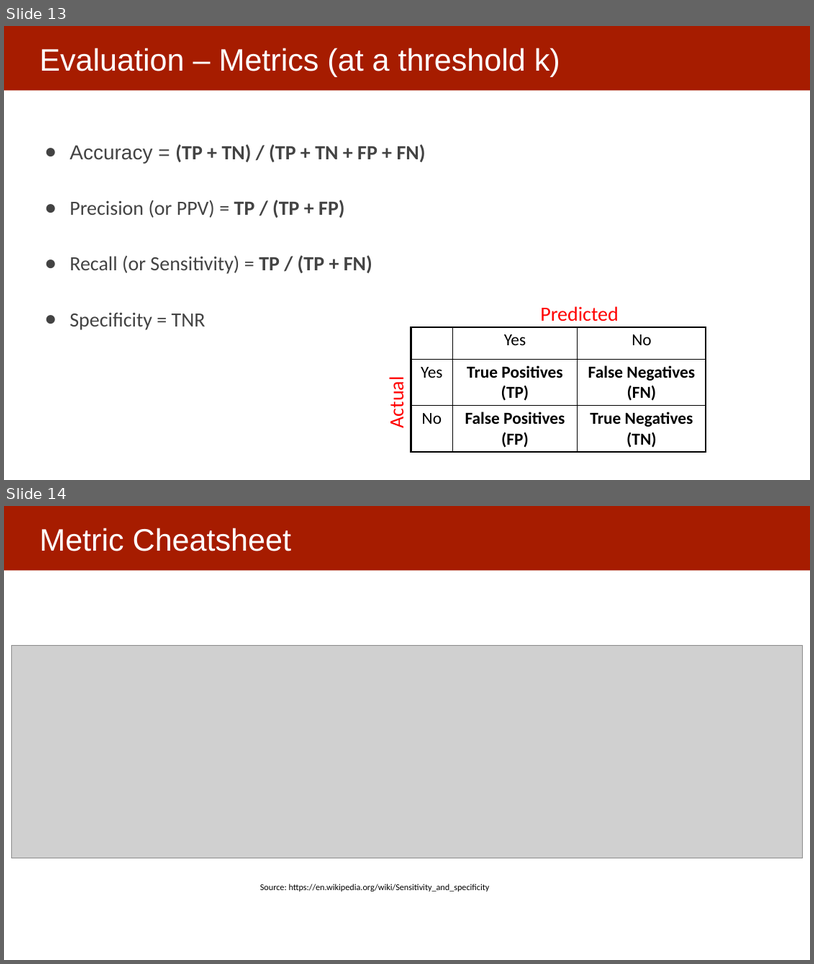
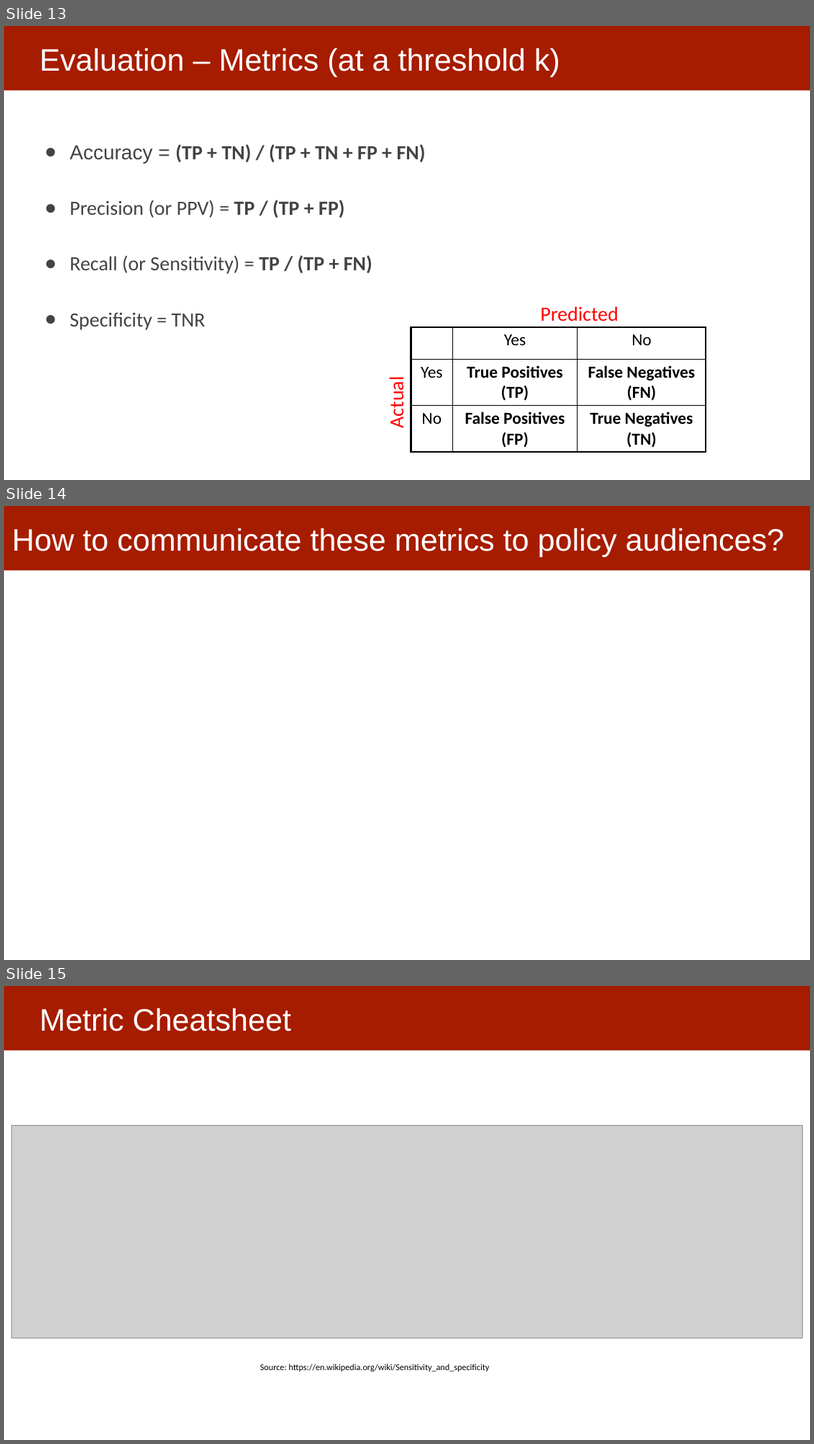
Before and after one commit to dssg/mlforpublicpolicylab, a slide deck: 05 - Performance and Evaluation Pt 1/Model Selection and Validation - Part I.pptx. Shown one above the other, each under a label of ours: slides 13 and 14 before the commit, slides 13, 14 and 15 after it. The pictures are 814x964 and 814x1444 pixels, drawn with LibreOffice and Linux fonts; fonts in the diff are those of the drawing; grey boxes stand for pictures. Boxes give left, top, right and bottom in pixels: in the first picture for what was removed or moved away, otherwise in the second. Text is boxed around its words. In the diff, an @@ line names an element or a change of style, - is before the commit and + after.

Commit message:
updated metrics

```diff
--- a/05 - Performance and Evaluation Pt 1/Model Selection and Validation - Part I.pptx
+++ b/05 - Performance and Evaluation Pt 1/Model Selection and Validation - Part I.pptx
@@ slide 14 added at bbox=[4, 506, 810, 960], background #FFFFFF; not listed: 1 template element that a slide beside it also shows @@
@@ title added at bbox=[12, 528, 784, 556], 37 pt, text #FFFFFF @@
+How to communicate these metrics to policy audiences?
@@ what was slide 14 is now slide 15 @@
```
